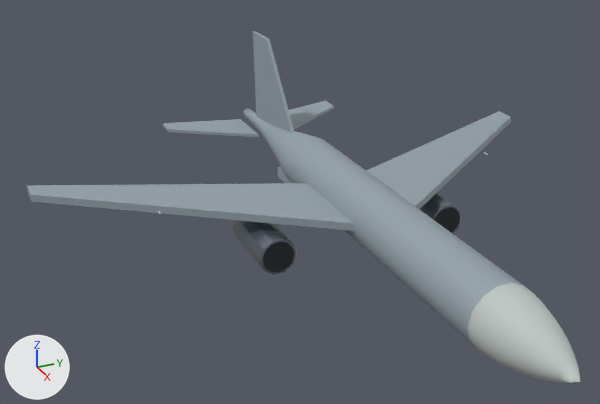
An edit to the glTF model assets/models/usn_mpa_p8a.glb, drawn before and after from the same camera.
Before and after are seen from a 50 mm camera at (10.47, -5.77, 4.97) aimed at (-0.24, -0.95, -0.38). Arrows for +X, +Y and +Z are at lower left; the lights stay in place. The picture after the commit comes second. Vertices at exactly the same position are counted once.

Before the edit, the objects in view are built like this:
```python
me_fuselage = bpy.data.meshes.new('fuselage')
me_fuselage.from_pydata(...)  # 1275 vertices, 2436 faces; spans x -5.0..5.0, y -4.7..4.7, z -1.29..1.29
# faces by material slot: [910, 230, 800, 496]
me_fuselage.materials.append(mat_airframe)  # grey #95a2aa
me_fuselage.materials.append(mat_array_face)  # light grey #bfc7c4
me_fuselage.materials.append(mat_titanium)  # grey #7c8690
me_fuselage.materials.append(mat_rubber)  # dark grey #242b30
ob_usn_mpa_p8a = bpy.data.objects.new('usn_mpa_p8a', me_fuselage)
ob_usn_mpa_p8a.location = (0.0, 0.0, 0.0)
```
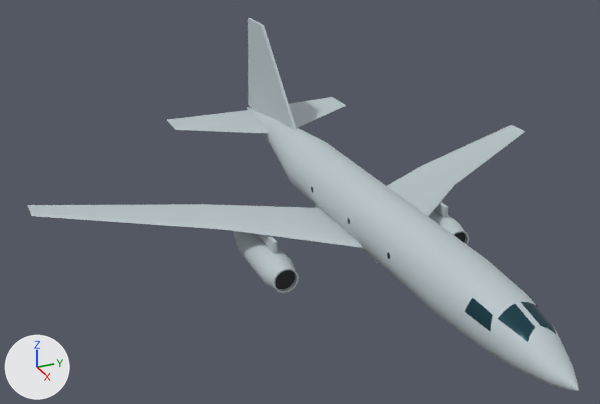
Boxes (x1, y1, x2, y2) around the edits, measured in the pictures (600 x 404 px):
'usn_mpa_p8a', reshaped
    before: (27, 31, 580, 383)
    after: (28, 18, 579, 391)
'glazing', added
    after: (311, 187, 556, 342)
'rubber', added
    after: (275, 232, 465, 289)
part 1 of me_fuselage, added (mostly hidden)
    after: (433, 202, 448, 218)
part 2 of me_fuselage, added (mostly hidden)
    after: (256, 234, 277, 254)
part 3 of me_fuselage, rebuilt
    before: (243, 108, 580, 383)
    after: (247, 107, 579, 391)
part 4 of me_fuselage, rebuilt
    before: (233, 220, 297, 275)
    after: (233, 231, 295, 288)
part 5 of me_fuselage, rebuilt
    before: (419, 193, 462, 234)
    after: (428, 211, 463, 231)
part 6 of me_fuselage, rebuilt (19% wider, 11% taller)
    before: (253, 31, 294, 132)
    after: (248, 18, 297, 130)
part 7 of me_fuselage, added
    after: (449, 227, 469, 245)
part 8 of me_fuselage, added
    after: (270, 265, 299, 293)
part 9 of me_fuselage, added
    after: (167, 97, 346, 134)
part 10 of me_fuselage, added
    after: (387, 125, 525, 216)
part 11 of me_fuselage, added
    after: (28, 204, 363, 248)
part 12 of me_fuselage, deleted
    before: (38, 101, 496, 272)
part 13 of me_fuselage, deleted
    before: (27, 111, 511, 231)

The change in detail:
Material 'airframe_light' (mat_airframe_light) is new.
Its base color is (0.49, 0.561, 0.588) (light grey #bac5ca).
Its roughness is 0.62.
Material 'glazing' (mat_glazing) is new.
Its base color is (0.0157, 0.0667, 0.0902) (dark cyan #224955).
Its metallic is 0.64.
Its roughness is 0.15.
me_fuselage is used by ob_usn_mpa_p8a; location (0.0, 0.0, 0.0).
me_fuselage had 1275 vertices, 2436 faces and spanned x -5.0..5.0, y -4.7..4.7, z -1.29..1.29.
me_fuselage no longer uses material mat_airframe (grey #95a2aa).
me_fuselage no longer uses material mat_array_face (light grey #bfc7c4).
me_fuselage no longer uses material mat_titanium (grey #7c8690).
me_fuselage no longer uses material mat_rubber (dark grey #242b30).
me_fuselage now has 859 vertices, 1691 faces and spans x -5.0..5.0, y -4.76..4.76, z -1.5..1.5.
me_fuselage part 1: a new loose piece, a box spanning x -0.612..0.138, y 1.494..1.555, z -1.236..-0.78, in mat_airframe_light (light grey #bac5ca).
me_fuselage part 2: a new loose piece, a box spanning x -0.612..0.138, y -1.555..-1.494, z -1.236..-0.78, in mat_airframe_light (light grey #bac5ca).
me_fuselage part 3: the loose piece of 239 vertices spanning x -5.0..5.0, y -0.48..0.48, z -0.98..-0.04 is rebuilt with 288 vertices and now spans x -5.0..5.0, y -0.48..0.48, z -1.0..-0.04, in mat_airframe_light (light grey #bac5ca).
me_fuselage part 4: the loose piece of 140 vertices spanning x -1.0..0.2, y -1.8..-1.2, z -1.29..-0.72 is rebuilt with 96 vertices and now spans x -1.41..0.44, y -1.79..-1.26, z -1.5..-0.97, in mat_airframe_light (light grey #bac5ca).
me_fuselage part 5: the loose piece of 140 vertices spanning x -1.0..0.2, y 1.2..1.8, z -1.29..-0.72 is rebuilt with 96 vertices and now spans x -1.41..0.44, y 1.26..1.79, z -1.5..-0.97, in mat_airframe_light (light grey #bac5ca).
me_fuselage part 6: the loose piece of 56 vertices spanning x -4.5..-2.4, y -0.03..0.03, z -0.51..1.29 is rebuilt with 8 vertices and now spans x -4.85..-2.35, y -0.03..0.03, z -0.3..1.5, in mat_airframe_light (light grey #bac5ca).
me_fuselage part 7: a new loose piece of 128 vertices spanning x 0.39..0.54, y 1.31..1.74, z -1.45..-1.02, in mat_airframe_light (light grey #bac5ca).
me_fuselage part 8: a new loose piece of 128 vertices spanning x 0.39..0.54, y -1.74..-1.31, z -1.45..-1.02, in mat_airframe_light (light grey #bac5ca).
me_fuselage part 9: a new loose piece of 33 vertices spanning x -4.7..-3.1, y -1.8..1.8, z -0.38..-0.3, in mat_airframe_light (light grey #bac5ca).
me_fuselage part 10: a new loose piece of 33 vertices spanning x -2.45..1.0, y 0.22..4.76, z -0.84..-0.63, in mat_airframe_light (light grey #bac5ca).
me_fuselage part 11: a new loose piece of 33 vertices spanning x -2.45..1.0, y -4.76..-0.22, z -0.84..-0.63, in mat_airframe_light (light grey #bac5ca).
me_fuselage part 12: 19 loose pieces with 592 vertices, spanning x -5.0..0.84, y -4.54..4.54, z -1.26..-0.44, are deleted.
Part 13, on me_fuselage:
108 vertices are removed from x -2.8..1.0, y -4.7..4.7, z -0.57..-0.44.
214 faces are deleted.
me_fuselage gains material mat_airframe_light (light grey #bac5ca).
Mesh me_glazing is new.
It has 764 vertices, 1488 faces and spans x -0.84..4.34, y -0.48..0.48, z -0.53..-0.14.
It uses material mat_glazing (dark cyan #224955).
Mesh me_rubber is new.
It has 96 vertices, 184 faces and spans x 0.46..0.47, y -1.7..1.7, z -1.42..-1.06.
It uses material mat_rubber (black #262a2e).
Object 'glazing' (ob_glazing) is new; it shows me_glazing.
Its location is (0.0, 0.0, 0.0).
Object 'rubber' (ob_rubber) is new; it shows me_rubber.
Its location is (0.0, 0.0, 0.0).
